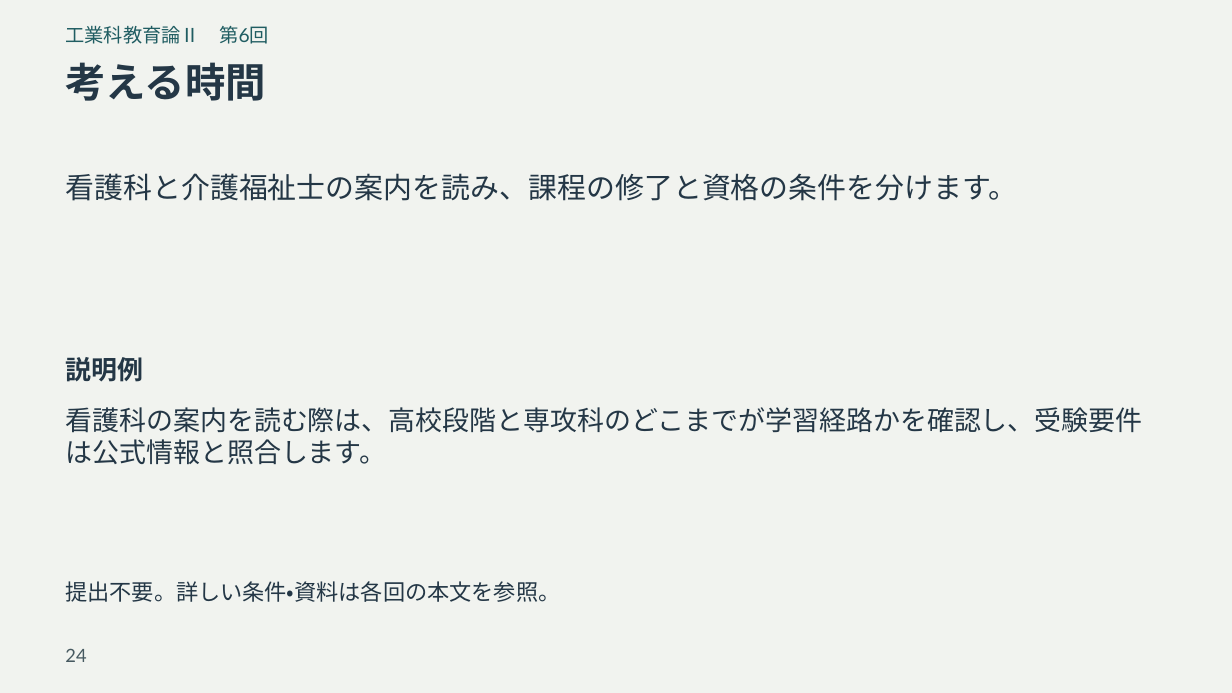
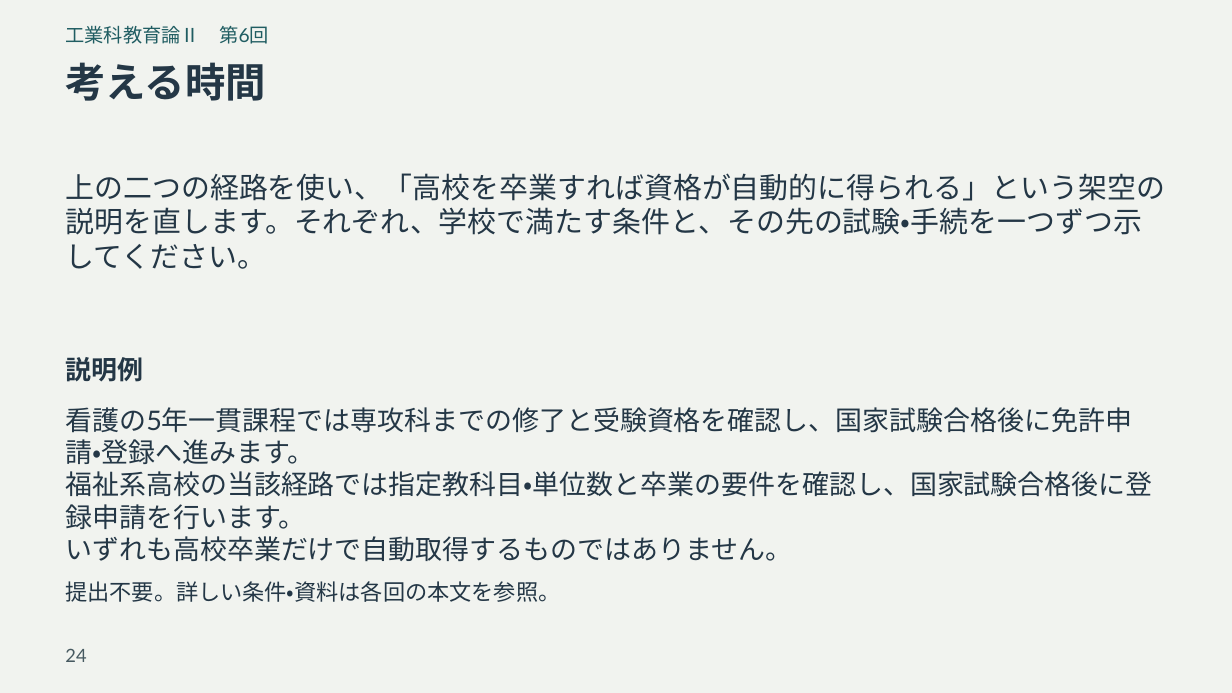
Before and after one commit to zooc-14calbp/industrial-education-ii, a slide deck: slide 24 of reorganized/20261105/expanded/slides.pptx. Drawn at 1232x693 pixels with LibreOffice and Linux fonts; fonts in the diff are those of the drawing. Boxes give left, top, right and bottom in pixels: in the first picture for what was removed or moved away, otherwise in the second. Text is boxed around its words. In the diff, an @@ line names an element or a change of style, - is before the commit and + after.

```diff
--- a/reorganized/20261105/expanded/slides.pptx
+++ b/reorganized/20261105/expanded/slides.pptx
@@ text at (65,173,1165,269): text changed @@
-看護科と介護福祉士の案内を読み、課程の修了と資格の条件を分けます。
+上の二つの経路を使い、「高校を卒業すれば資格が自動的に得られる」という架空の説明を直します。それぞれ、学校で満たす条件と、その先の試験・手続を一つずつ示してください。
@@ text at (65,407,1152,561): text changed @@
-看護科の案内を読む際は、高校段階と専攻科のどこまでが学習経路かを確認し、受験要件は公式情報と照合します。
+看護の5年一貫課程では専攻科までの修了と受験資格を確認し、国家試験合格後に免許申請・登録へ進みます。
+福祉系高校の当該経路では指定教科目・単位数と卒業の要件を確認し、国家試験合格後に登録申請を行います。
+いずれも高校卒業だけで自動取得するものではありません。
```
Also in this commit, not shown: 4 other slides changed, 12 other files.
